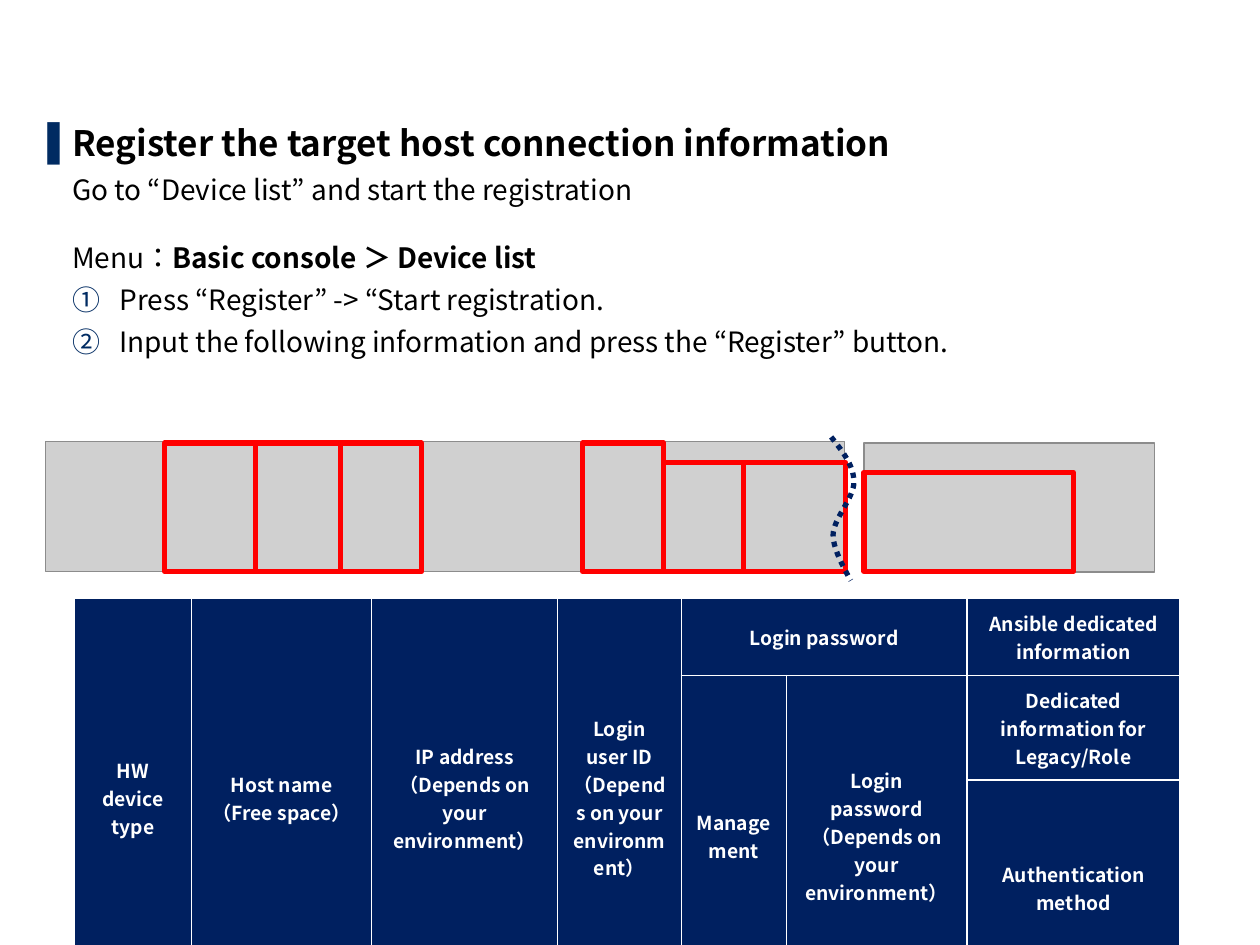
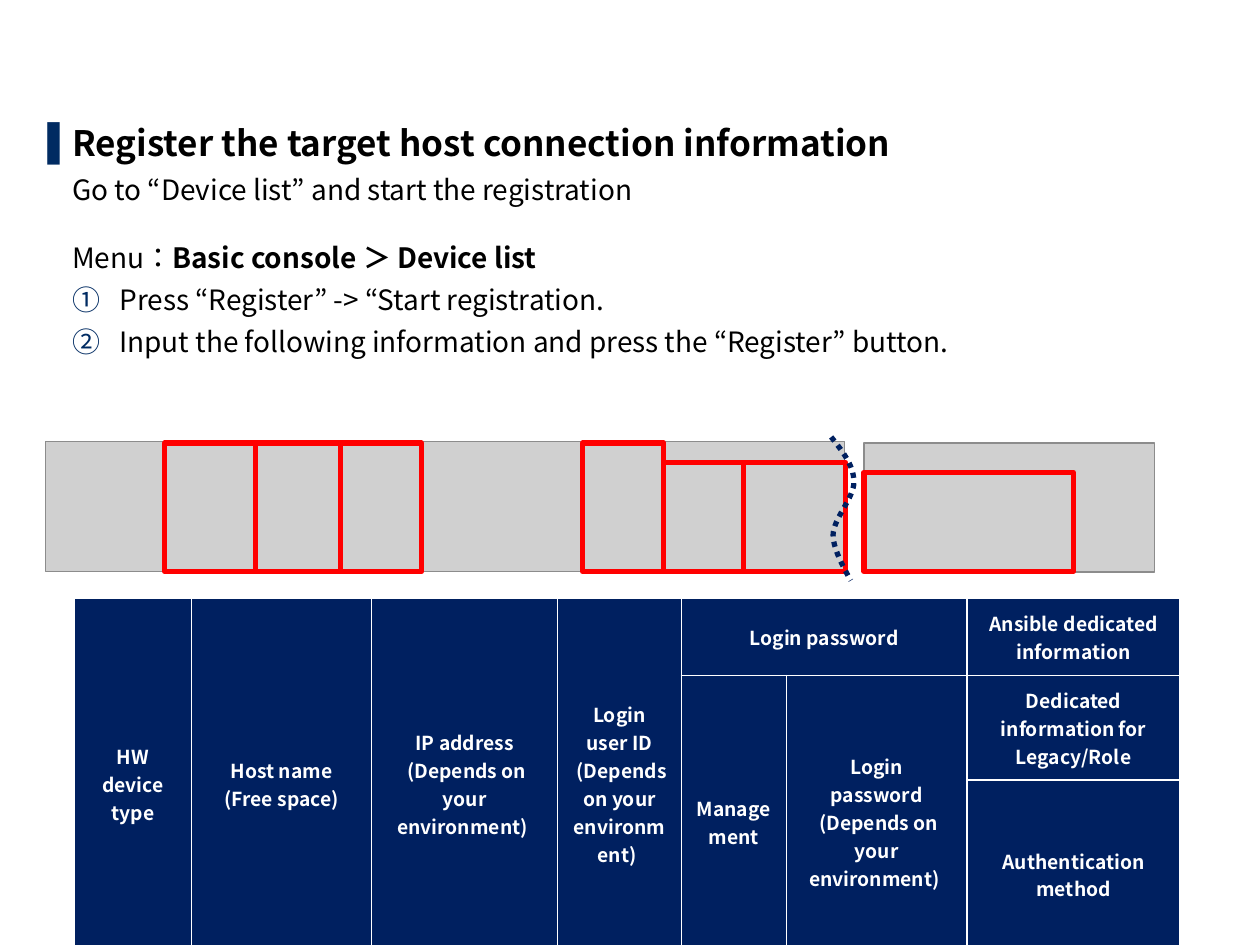
Before and after one commit to exastro-suite/it-automation-docs, a slide deck: slide 10 of asset/Learn/ITA-collect-compare_practice_en.pptx. Drawn at 1260x945 pixels with LibreOffice and Linux fonts; fonts in the diff are those of the drawing; grey boxes stand for pictures; background and template pictures are left out. Boxes give left, top, right and bottom in pixels: in the first picture for what was removed or moved away, otherwise in the second. Text is boxed around its words. In the diff, an @@ line names an element or a change of style, - is before the commit and + after.

```diff
--- a/asset/Learn/ITA-collect-compare_practice_en.pptx
+++ b/asset/Learn/ITA-collect-compare_practice_en.pptx
@@ table at (74, 598, 1181, 901) @@
-row 1: HW / device type | Host name / （Free space） | IP address / （Depends on your environment） | Login user ID / （Depends on your environment） | Login password |  | Ansible dedicated information
+row 1: HW / device type | Host name / (Free space) | IP address / (Depends on your environment) | Login user ID / (Depends on your environment) | Login password |  | Ansible dedicated information
-row 2, column 6: Login / password / （Depends on your environment）
+row 2, column 6: Login / password / (Depends on your environment)
```
Also in this commit, not shown: 64 other slides changed, 2 slides added, 11 other files.
